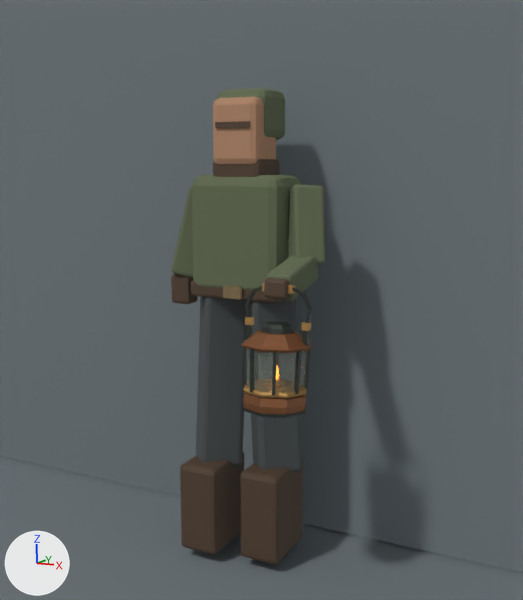
Renders of the Blender file assets/props/player-lantern/player-lantern.blend from each side of a commit.
Camera for both pictures: the file's camera 'Carry test camera'. The axes (+X, +Y, +Z) are drawn at lower left. The lights are the same throughout. The older version comes first.

Objects in the first picture: 'Belt', 'Boot', 'Boot.001', 'Brow', 'Buckle', 'Carry glove', 'Coat', 'Copper lantern and cage', 'Free glove', 'Free sleeve', 'Glass panels', 'Head', 'Hood', 'Lower carry sleeve', 'Scarf', 'Test floor', 'Test wall', 'Trouser leg', 'Trouser leg.001', 'Upper carry sleeve' and 1 more.
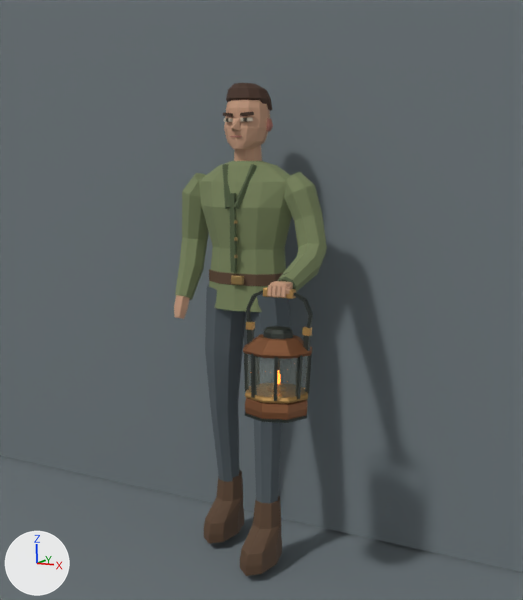
Commit message: Refine PS1-style player for the lantern carry test

ob_ps1_player_proxy is not drawn itself; it is the parent of ob_carry_arm, ob_coat, ob_belt, ob_buckle, ob_scarf, ob_head, ob_hood, ob_brow.
ob_carry_arm is not drawn itself; it is the parent of ob_upper_carry_sleeve, ob_lower_carry_sleeve, ob_carry_glove, ob_preview_hand_socket.
ob_preview_hand_socket is not drawn itself; it is the parent of ob_handgrip.

Location of each change, [x1, y1, x2, y2] in pixels of the pictures (523 x 600 px):
'Traveler body and face', added: after [174, 83, 292, 576]
'Coat', deleted (dark green): before [192, 175, 301, 291]
'Trouser leg', deleted: before [196, 297, 246, 466]
'Boot.001', deleted (brown): before [240, 459, 303, 564]
'Boot', deleted (brown): before [180, 452, 244, 554]
'Copper lantern and cage', moved, turned: before [242, 317, 311, 418]; after [242, 321, 312, 423]
'Carry sleeve and gripping hand', added: after [267, 172, 327, 298]
'Trouser leg.001', deleted: before [246, 299, 302, 473]
'Head', deleted (brown): before [213, 97, 276, 164]
'Upper carry sleeve', deleted (dark green): before [288, 184, 325, 266]
'Glass panels', moved, turned: before [246, 349, 308, 392]; after [247, 354, 309, 398]
'Hood', deleted (dark green): before [217, 88, 285, 140]
'Lower carry sleeve', deleted (dark green): before [266, 255, 318, 301]
'Free sleeve', deleted (dark green): before [171, 187, 193, 278]
'Scarf', deleted (brown): before [213, 159, 280, 177]
'Carry handle', moved, turned: before [245, 283, 312, 323]; after [246, 287, 313, 328]
'Belt', deleted (brown): before [191, 280, 284, 303]
'Free glove', deleted (brown): before [171, 274, 198, 304]
'Carry glove', deleted (brown): before [264, 278, 291, 299]
'Buckle', deleted: before [223, 285, 242, 299]
'Brow', deleted: before [215, 121, 250, 128]

Patch to the scene script:
```diff
--- a/assets/props/player-lantern/player-lantern.blend.py
+++ b/assets/props/player-lantern/player-lantern.blend.py
@@ ob_ps1_player_proxy @@
 ob_ps1_player_proxy = bpy.data.objects.new('PS1 player proxy', None)
-ob_ps1_player_proxy.location = (0.0, 0.0, 0.017)
+ob_ps1_player_proxy.location = (0.0, 0.0, 0.008)
@@ ob_carry_arm @@
 ob_carry_arm.parent = ob_ps1_player_proxy
-ob_carry_arm.location = (0.233, -0.005, 1.38)
-ob_carry_arm.rotation_euler = (-0.0683, 0.0, 0.0)  # degrees (-3.9, 0, 0)
+ob_carry_arm.location = (0.196, 0.0, 1.407)
+ob_carry_arm.rotation_euler = (-0.0455, 0.0, 0.0)  # degrees (-2.6, 0, 0)
@@ ob_coat @@
-ob_coat = bpy.data.objects.new('Coat', me_cube_020)
@@ ob_belt @@
-ob_belt = bpy.data.objects.new('Belt', me_cube_021)
@@ ob_buckle @@
-ob_buckle = bpy.data.objects.new('Buckle', me_cube_022)
@@ ob_scarf @@
-ob_scarf = bpy.data.objects.new('Scarf', me_cube_023)
@@ ob_head @@
-ob_head = bpy.data.objects.new('Head', me_cube_024)
@@ ob_hood @@
-ob_hood = bpy.data.objects.new('Hood', me_cube_025)
@@ ob_brow @@
-ob_brow = bpy.data.objects.new('Brow', me_cube_026)
@@ ob_free_sleeve @@
-ob_free_sleeve = bpy.data.objects.new('Free sleeve', me_cube_027)
@@ ob_free_glove @@
-ob_free_glove = bpy.data.objects.new('Free glove', me_cube_028)
@@ ob_trouser_leg @@
-ob_trouser_leg = bpy.data.objects.new('Trouser leg', me_cube_029)
@@ ob_boot @@
-ob_boot = bpy.data.objects.new('Boot', me_cube_030)
@@ ob_trouser_leg_001 @@
-ob_trouser_leg_001 = bpy.data.objects.new('Trouser leg.001', me_cube_031)
@@ ob_boot_001 @@
-ob_boot_001 = bpy.data.objects.new('Boot.001', me_cube_032)
@@ ob_upper_carry_sleeve @@
-ob_upper_carry_sleeve = bpy.data.objects.new('Upper carry sleeve', me_cube_033)
@@ ob_lower_carry_sleeve @@
-ob_lower_carry_sleeve = bpy.data.objects.new('Lower carry sleeve', me_cube_034)
@@ ob_carry_glove @@
-ob_carry_glove = bpy.data.objects.new('Carry glove', me_cube_035)
@@ ob_preview_hand_socket @@
 ob_preview_hand_socket.parent = ob_carry_arm
-ob_preview_hand_socket.location = (0.038, -0.272, -0.331)
+ob_preview_hand_socket.location = (0.081, -0.291, -0.357)
@@ ob_carry_sleeve_and_gripping_hand @@
+ob_carry_sleeve_and_gripping_hand = bpy.data.objects.new('Carry sleeve and gripping hand', me_carry_sleeve_and_gripping_hand)  # 400 vertices, 376 faces; spans x -0.053..0.134, y -0.317..0.065, z -0.373..0.037; in mat_olive_canvas (green #79845c), mat_dark_canvas_seams (dark green #4e5c3f), mat_warm_skin (brown #c2977b)
+ob_carry_sleeve_and_gripping_hand.parent = ob_carry_arm
+ob_carry_sleeve_and_gripping_hand.location = (0.0, 0.0, 0.0)
@@ ob_traveler_body_and_face @@
+ob_traveler_body_and_face = bpy.data.objects.new('Traveler body and face', me_traveler_body_and_face)  # 1000 vertices, 880 faces; spans x -0.29..0.21, y -0.25..0.15, z 0.01..1.75; in mat_olive_canvas (green #79845c), mat_brown_leather (brown #5a422f), mat_dull_brass_buttons (brown #977b4a), mat_dark_canvas_seams (dark green #4e5c3f), mat_warm_skin (brown #c2977b), mat_dark_brown_hair (brown #442d1f), mat_lips_and_ears (brown #a2695b), mat_eye_whites (light grey #c2b6a4), mat_hazel_pupils (brown #443b2c), mat_slate_trousers (dark grey #535c62)
+ob_traveler_body_and_face.parent = ob_ps1_player_proxy
+ob_traveler_body_and_face.location = (0.0, 0.0, 0.0)
```
